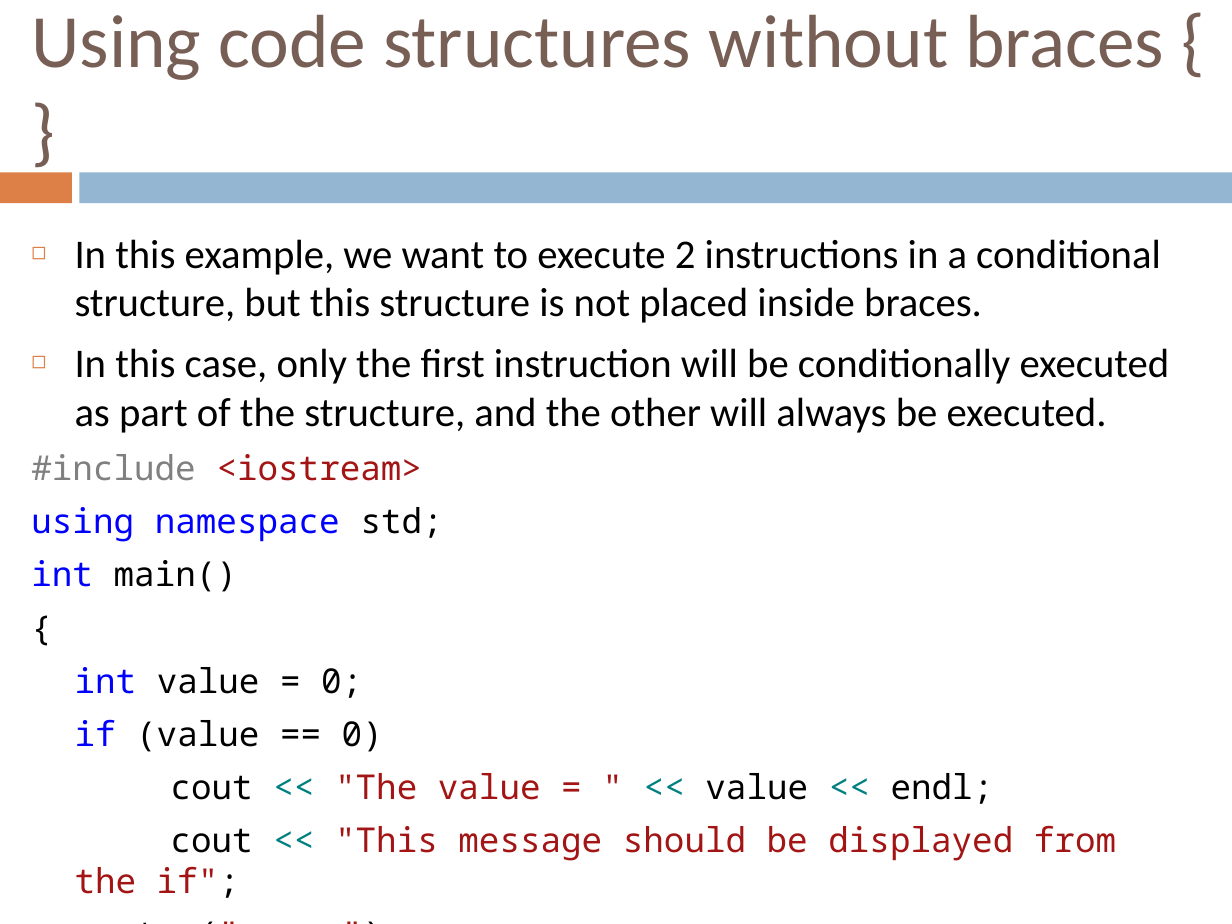
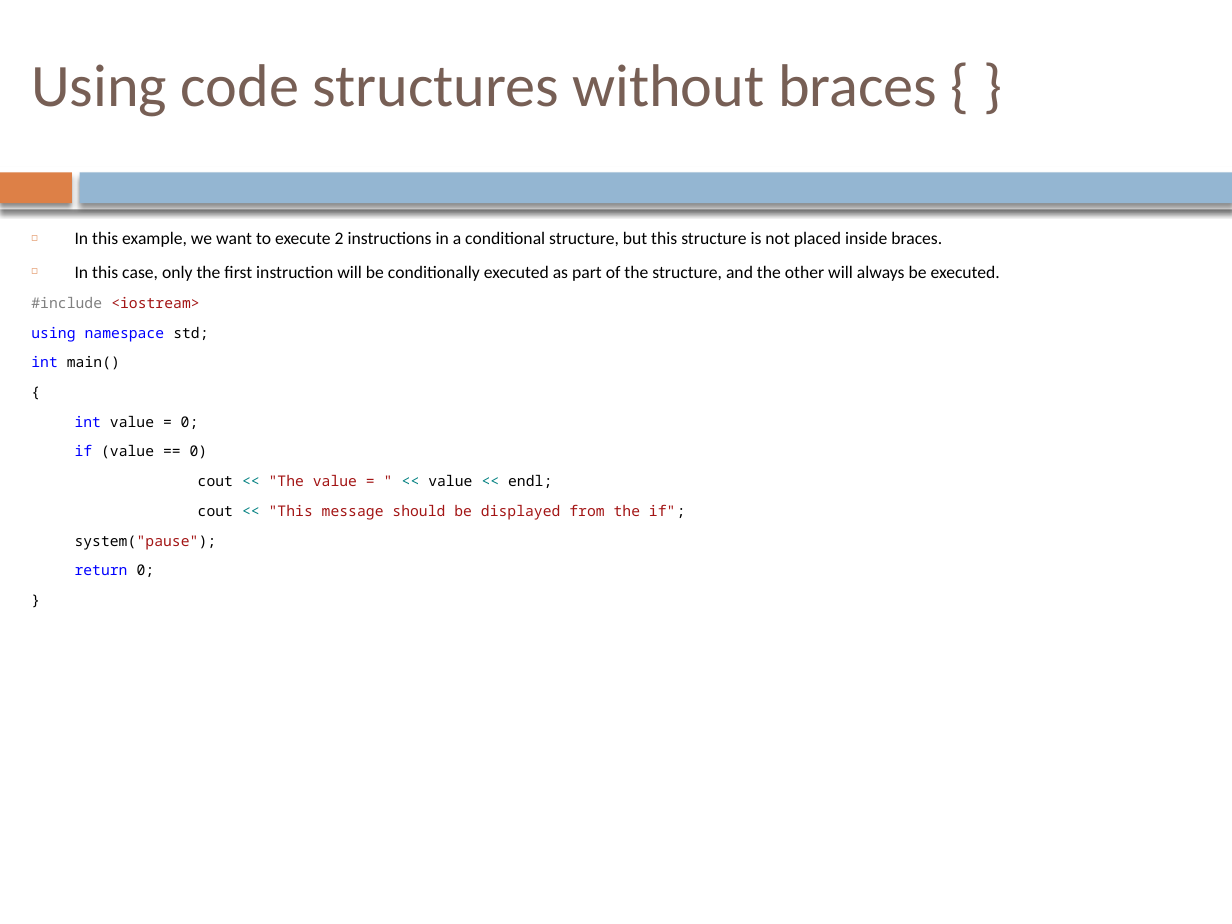
Before and after one commit to Binarianz/Dataons, a slide deck: slide 11 of ISI/ISI-C++/ClassNotes/D02. 03. Types of errors, casting, ternary operators, and switch-case.pptx. Drawn at 1232x924 pixels with LibreOffice and Linux fonts; fonts in the diff are those of the drawing. Boxes give left, top, right and bottom in pixels: in the first picture for what was removed or moved away, otherwise in the second. Text is boxed around its words. In the diff, an @@ line names an element or a change of style, - is before the commit and + after.

Commit message:
some changes were made by system

```diff
--- a/ISI/ISI-C++/ClassNotes/D02. 03. Types of errors, casting, ternary operators, and switch-case.pptx
+++ b/ISI/ISI-C++/ClassNotes/D02. 03. Types of errors, casting, ternary operators, and switch-case.pptx
@@ text "Using code structures without braces ..." at [31, 64, 937, 117]: size 44 to 35.2 pt @@
@@ rectangle at [0, 172, 71, 203]: shadow on @@
@@ rectangle added at [0, 166, 1232, 209], fill #FFFFFF @@
@@ rectangle at [80, 172, 1232, 203]: shadow on @@
@@ text "In this example, we want ..." at [31, 231, 1000, 577]: size 23.8 to 10.3 pt in "In this example, we want to execute ...", "In this case, only the first instruction ..."; size 20 to 8.6 pt in "#include <iostream>", "using namespace std;", "int main()", "{" and 7 more places @@
```
Also in this commit, not shown: 35 other slides changed, 1 other file.
